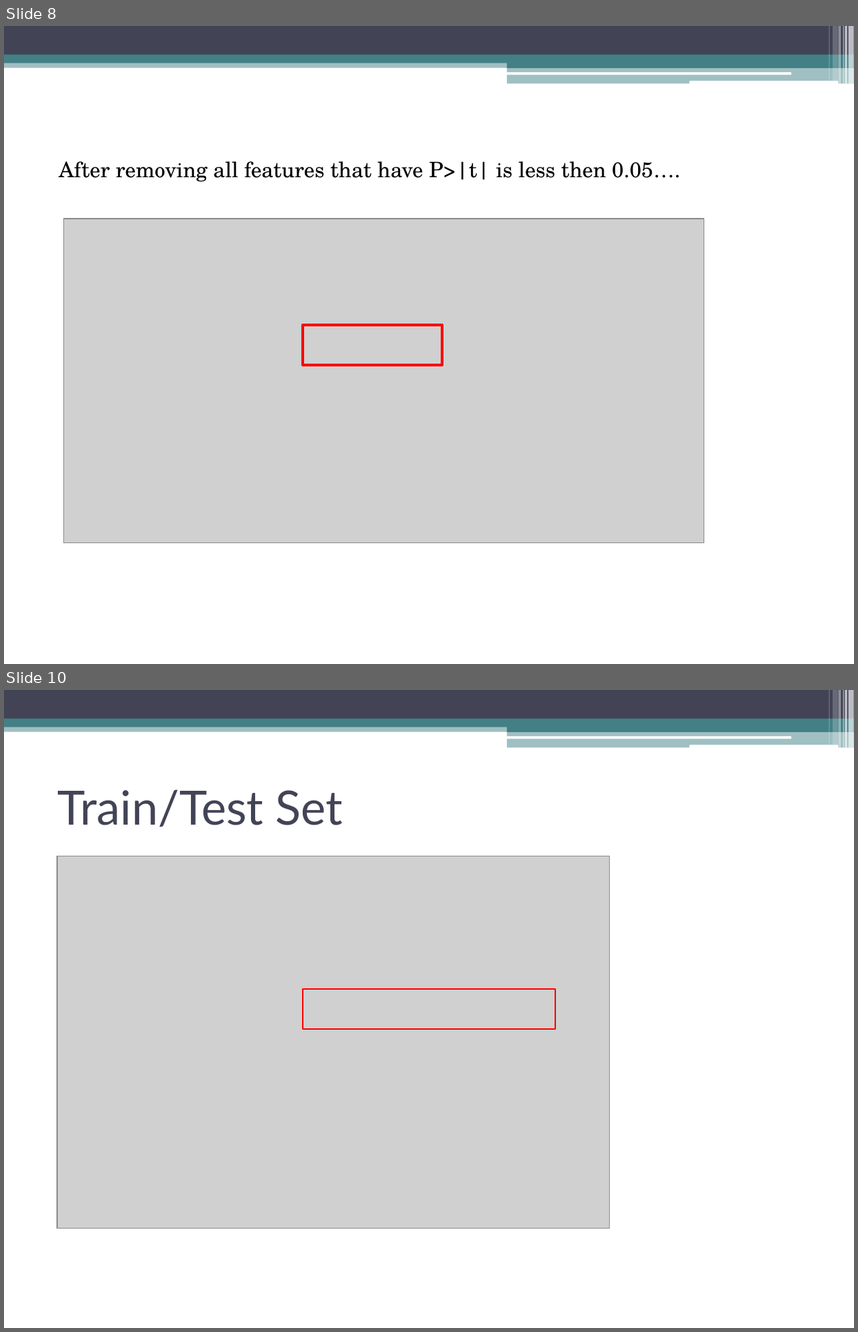
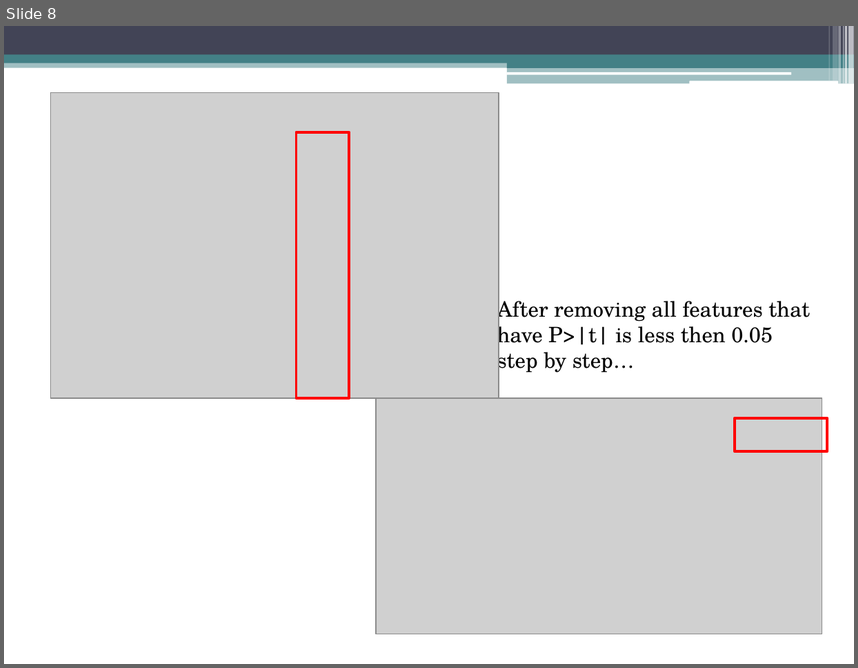
Before and after one commit to Kodluyoruz-Ankara-Veri-Bilimi/assignment_Beyza, a slide deck: homework2/homework2.pptx. Shown one above the other, each under a label of ours: slides 8 and 10 before the commit, slide 8 after it; the slides between them are not shown. The pictures are 858x1332 and 858x668 pixels, drawn with LibreOffice and Linux fonts; fonts in the diff are those of the drawing; grey boxes stand for pictures. Boxes give left, top, right and bottom in pixels: in the first picture for what was removed or moved away, otherwise in the second. Text is boxed around its words. In the diff, an @@ line names an element or a change of style, - is before the commit and + after.

```diff
--- a/homework2/homework2.pptx
+++ b/homework2/homework2.pptx
@@ slide 10 removed at [4,690,854,1328], background #FFFFFF; not listed: 13 template elements that a slide beside it also shows @@
@@ title removed at [58,789,343,827] @@
-Train/Test Set
@@ picture removed at [56,856,609,1228] @@
@@ rectangle removed at [303,989,556,1029] @@
@@ slide 8 changed as well @@
@@ picture added at [51,92,499,397] @@
@@ rectangle: place and size @@
-rectangle at [303,325,443,365]
+rectangle at [297,132,350,399]
@@ picture removed at [63,219,704,543] @@
@@ text at [497,296,810,374]: text changed @@
-After removing all features that have P>|t| is less then 0.05….
+After removing all features that have P>|t| is less then 0.05 step by step…
@@ picture added at [375,399,822,634] @@
@@ rectangle added at [734,418,827,451], outline #FF0000 2.25 pt @@
```
Also in this commit, not shown: 4 other slides changed, 10 slides added, 5 other slides removed.
